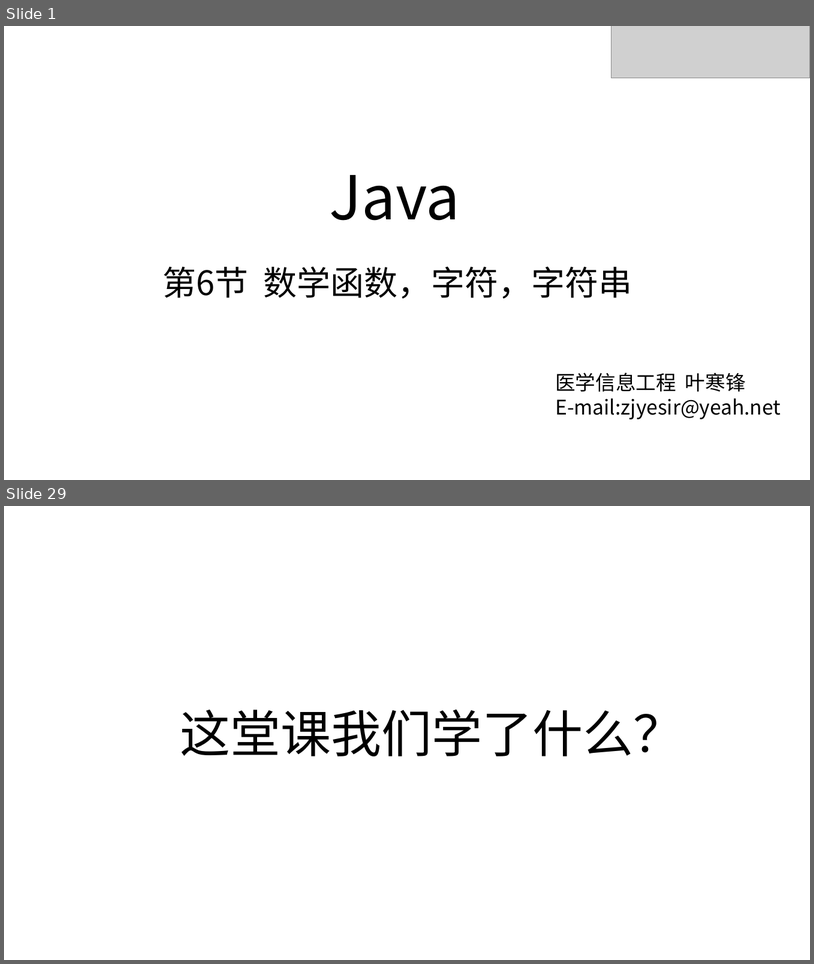
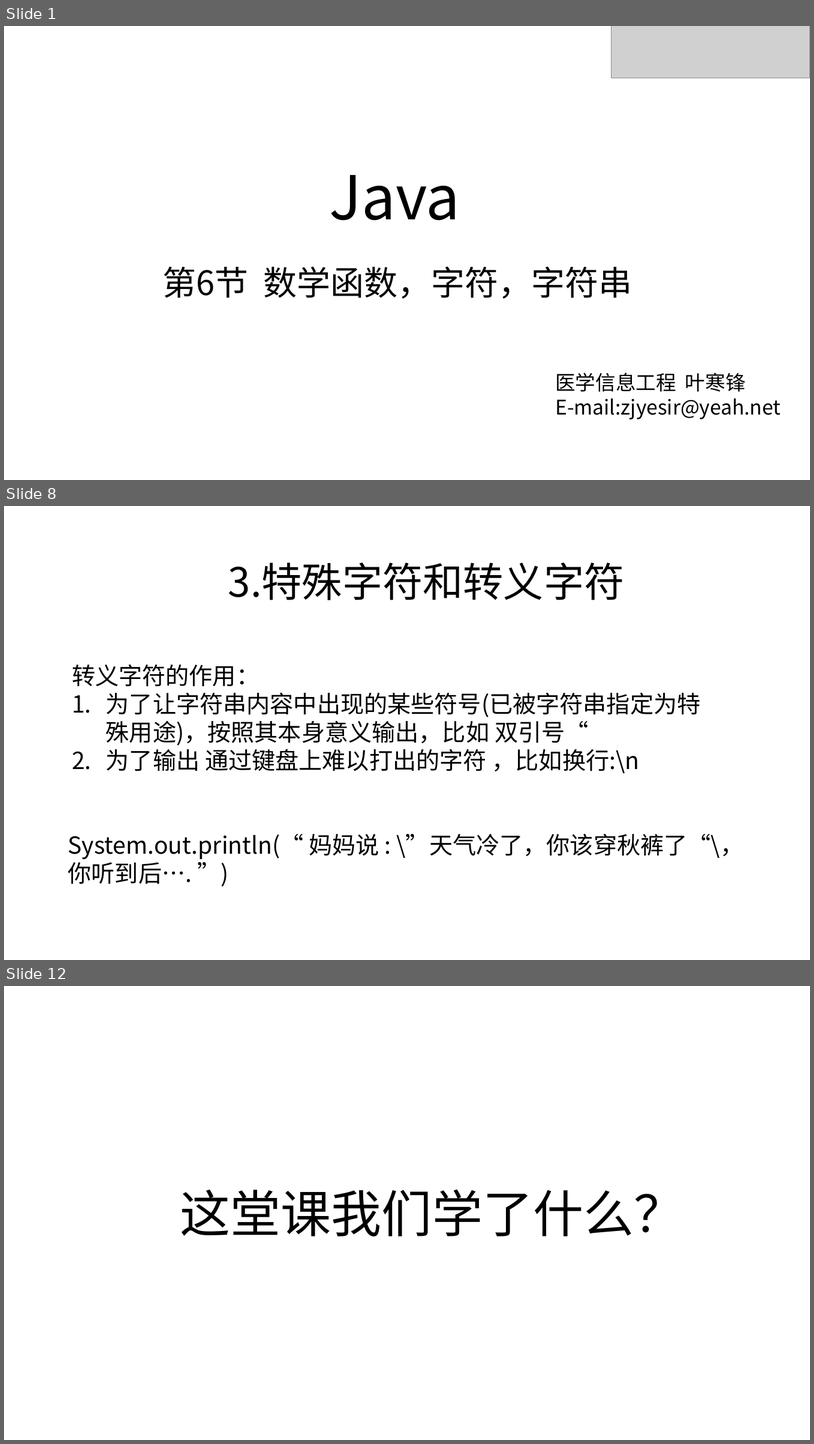
Before and after one commit to zjyesir/hmc_java_1, a slide deck: ppt/3 串.pptx. Shown one above the other, each under a label of ours: slides 1 and 29 before the commit, slides 1, 8 and 12 after it; the slides between them are not shown. The pictures are 814x964 and 814x1444 pixels, drawn with LibreOffice and Linux fonts; fonts in the diff are those of the drawing; grey boxes stand for pictures; background and template pictures are left out. Boxes give left, top, right and bottom in pixels: in the first picture for what was removed or moved away, otherwise in the second. Text is boxed around its words. In the diff, an @@ line names an element or a change of style, - is before the commit and + after.

Commit message:
数字函数，字符，字符串 章节好了

```diff
--- a/ppt/3 串.pptx
+++ b/ppt/3 串.pptx
@@ slide 8 added at (4,506,810,960), background picture (left out) @@
@@ text added at (228,562,625,600), 48 pt, text #000000 @@
+3.特殊字符和转义字符
@@ text added at (72,664,701,773), 28 pt, text #000000 @@
+转义字符的作用：
+1. 为了让字符串内容中出现的某些符号(已被字符串指定为特殊用途)，按照其本身意义输出，比如 双引号“
+2. 为了输出 通过键盘上难以打出的字符 ，比如换行:\n
@@ text added at (68,834,744,884), 28 pt, text #000000 @@
+System.out.println(“ 妈妈说 : \”天气冷了，你该穿秋裤了“\，你听到后…. ”)
@@ what was slide 29 is now slide 12 @@
```
Also in this commit, not shown: 5 slides changed, 4 other slides added, 22 slides removed, 2 other files.
